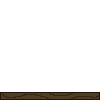
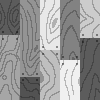
Comparing the layer stacks of the two (100, 100) images. Changes:
showed group "Flooring" (102 layers) over [0, 0, 100, 100]
showed group "Wood Floor copy" (16 layers) over [0, 0, 100, 100]
hid group "Door" (3 layers) over [0, 92, 100, 100]
